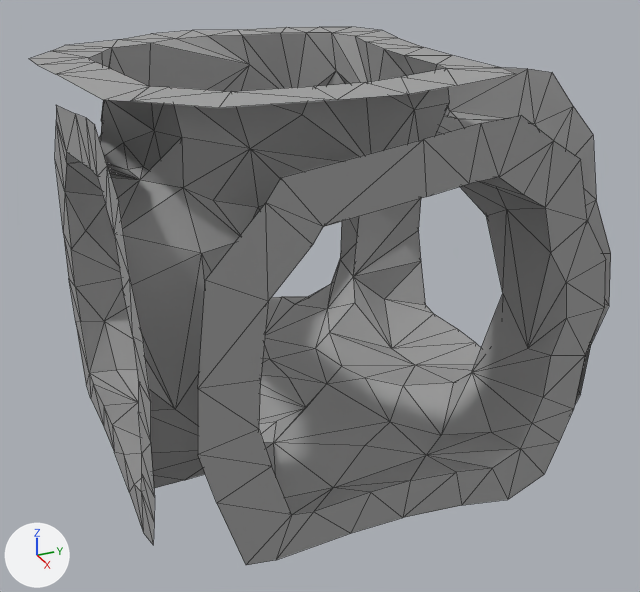
An edit to the glTF model Rogue-Robots/Assets/Models/ModularBlocks/5NoDownConnector.gltf, drawn before and after from the same camera.
Camera for both pictures: a camera (50 mm lens) standing at (9.14, -3.9, 6.66) and looking at (0.3, 0.08, 2.24). Every picture has the same lights, and +X, +Y and +Z are marked at lower left. Mesh edges are drawn as thin lines. Vertices at the same position are counted once.

The first picture shows '5NoDownConnector'.
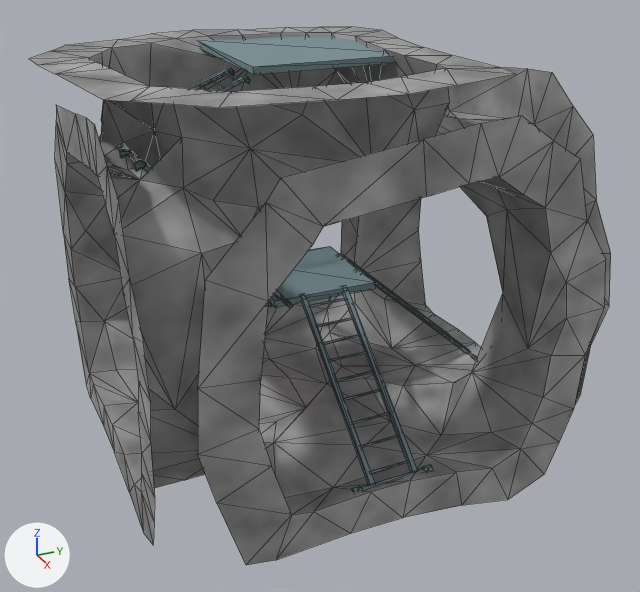
Changed parts and their boxes (x1, y1, x2, y2) in the pictures (640 x 592 px):
part 1 of me_scene_074, added (cyan)
    after: (120, 37, 477, 492)
part 2 of me_scene_074, recoloured
    both: (99, 67, 601, 406)
part 3 of me_scene_074, recoloured
    both: (35, 27, 596, 564)

Edits to the bpy script that builds the scene:
```text
Add img_diffusegroup11:
    img_diffusegroup11 = load_image('DiffuseGroup11', 'Textures/DiffuseGroup11.png', 2048, 2048, 'sRGB')
Add mat_simple_chrome_metal:
    mat_simple_chrome_metal = principled_material('Simple_Chrome_metal')
    mat_simple_chrome_metal.texture = img_diffusegroup11
    mat_simple_chrome_metal.roughness = 1.0
Add mat_ground:
    mat_ground = principled_material('Ground')
    mat_ground.texture = img_diffusegroup11
    mat_ground.roughness = 0.686
Change me_scene_074:
    used by ob_5nodownconnector; location = (0.0, 0.0, 0.0)
    remove me_scene_074.from_pydata(...)  # 358 vertices, 610 faces; spans x -2.5..2.51, y -2.74..2.5, z 0.32..5.0
    add me_scene_074.from_pydata(...)  # 1074 vertices, 1451 faces; spans x -2.5..2.51, y -2.74..2.5, z 0.32..5.0
    me_scene_074 part 1: 716 vertices added at x -2.38..2.38, y -2.13..2.38, z 0.89..4.95
    me_scene_074 part 2: 173 faces spanning x -2.5..2.51, y -2.06..2.5, z 0.32..4.84 switch from mat_pp_standard_material_205 (picture img_pp_color_palette) to mat_ground (picture img_diffusegroup11)
    me_scene_074 part 3: 434 faces spanning x -2.5..2.5, y -2.74..2.5, z 0.36..5.0 switch from mat_pp_standard_material_207 (picture img_pp_color_palette) to mat_ground (picture img_diffusegroup11)
    add me_scene_074.materials.append(mat_simple_chrome_metal)  # picture img_diffusegroup11
```
